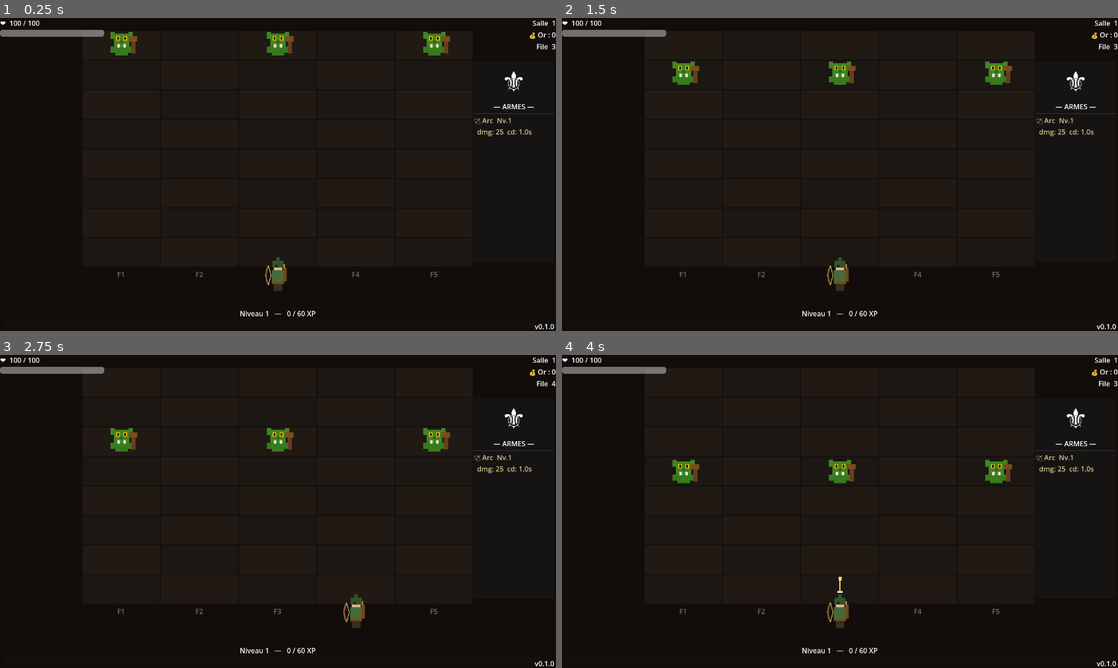
Above: before the commit, frames 1-4 (two rows, left to right).
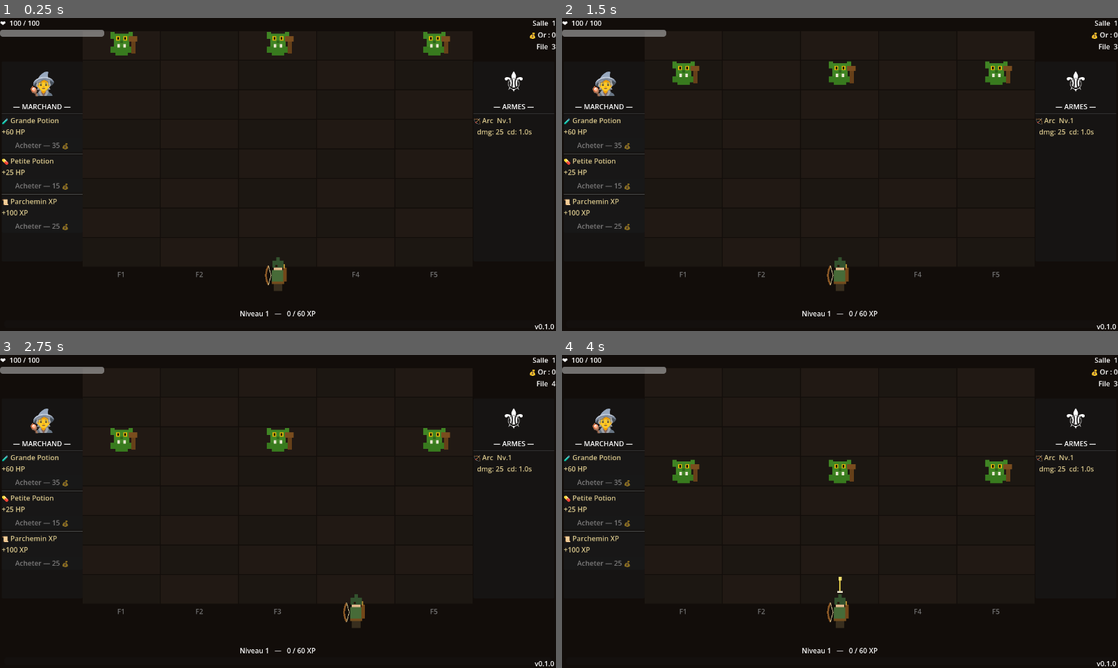
Above: after the commit, the same moments.

Repository: aerthur/game-the-door-beneath
Game: Godot game, scene res://scenes/main.tscn
The game is run twice, just before and just after one commit, with the same random seed, the same clock (stepped at 60 frames per second) and the same inputs.
Inputs:
- Up to frame 1 (0.25 s): no input
- Up to frame 2 (1.5 s): tap Enter at 0.5 s; hold Right (lane_right) 0.53-1.28 s; hold Space (next_room) 0.53-1.28 s; hold Left (lane_left) from 1.28 s (still down); tap Space (next_room) at 1.35 s
- Up to frame 3 (2.75 s): tap Space (next_room) at 2 s; release Left (lane_left) at 2.03 s; hold Right (lane_right) from 2.03 s (still down); hold Space (next_room) from 2.03 s (still down)
- Up to frame 4 (4 s): tap Enter at 2.75 s; release Space (next_room) at 2.78 s; tap Space (next_room) at 2.85, 3.5 s; release Right (lane_right) at 3.53 s; hold Left (lane_left) from 3.53 s (still down); hold Space (next_room) from 3.53 s (still down)

The runs differ from the first frame. In frame 1, 1.1% of the frame differs, in the area x 0-15%, y 17-68%; in frame 2, 1.1%; in frame 3, 1.1%; in frame 4, 1.1%.

Commit message:
feat(#31): marchand en jeu — panel gauche avec 3 potions par salle
- POTION_DEFS dans game_constants.gd (5 potions : heal_s, heal_l, elixir, xp, or)
- ShopPanel dans hud.tscn symétrique au WeaponPanel (côté gauche)
- _generate_shop() dans game.gd : ≥1 soin garanti parmi les 3 tirées
- apply_potion() : coût = prix_base + shop_purchase_count * 15
- shop_purchase_count remis à 0 à chaque nouvelle run
- update_shop() / refresh_shop_buttons() dans hud.gd
- heal() ajoutée dans game_player.gd

Co-Authored-By: Claude Sonnet 4.6 <noreply@anthropic.com>

Diff:
--- a/scenes/ui/hud.tscn
+++ b/scenes/ui/hud.tscn
@@ -68,6 +68,20 @@
 max_value = 80.0
 value = 0.0
 show_percentage = false
+
+[node name="ShopPanel" type="PanelContainer" parent="."]
+anchors_preset = 0
+offset_left = 4.0
+offset_top = 100.0
+offset_right = 190.0
+offset_bottom = 560.0
+
+[node name="VBox" type="VBoxContainer" parent="ShopPanel"]
+layout_mode = 2
+
+[node name="Title" type="Label" parent="ShopPanel/VBox"]
+text = "— MARCHAND —"
+horizontal_alignment = 1
 
 [node name="WeaponPanel" type="PanelContainer" parent="."]
 anchors_preset = 3
--- a/scripts/game.gd
+++ b/scripts/game.gd
@@ -20,6 +20,9 @@
 var active_weapons : Array = [{"id": "arc", "level": 1, "acc": 0.0}]
 var grid        : Array = []
 var active_gems : Array = []
+
+var shop_purchase_count  : int   = 0
+var current_shop_potions : Array = []
 
 var tick_acc      : float = 0.0
 var tick_interval : float = 1.0
@@ -97,6 +100,7 @@
 func _start_room(num: int):
 	if num == 1:
 		records_ctrl.init_run_stats()
+		shop_purchase_count = 0
 	room_num         = num
 	room_clear       = false
 	spawns_in_flight = 0
@@ -115,6 +119,7 @@
 		monsters_remaining = composition.size()
 		print("[SALLE %d] Démarrage — %d monstres — composition: %s" % [num, monsters_remaining, composition])
 		enemies.spawn_wave(composition)
+	_generate_shop()
 
 # ── Boucle ───────────────────────────────────────────────────────
 func _process(delta: float):
@@ -223,6 +228,7 @@
 	gold_current      += amount
 	gold_total_earned += amount
 	hud.update_gold(gold_current)
+	hud.refresh_shop_buttons(gold_current)
 
 func _check_room_clear():
 	if room_clear or game_over: return
@@ -336,6 +342,38 @@
 	hud.hide_level_up()
 	leveling_up = false
 
+# ── Marchand ─────────────────────────────────────────────────────
+func _generate_shop():
+	var all_ids  = GameData.POTION_DEFS.keys()
+	var heal_ids = all_ids.filter(func(id): return GameData.POTION_DEFS[id].type == "heal")
+	heal_ids.shuffle()
+	var selected : Array = [heal_ids[0]]
+	var remaining = all_ids.filter(func(id): return id != heal_ids[0])
+	remaining.shuffle()
+	for id in remaining:
+		if selected.size() >= 3: break
+		selected.append(id)
+	selected.shuffle()
+	current_shop_potions = selected
+	hud.update_shop(current_shop_potions, shop_purchase_count, gold_current)
+
+func apply_potion(id: String):
+	var def  = GameData.POTION_DEFS[id]
+	var cost = def.prix_base + shop_purchase_count * 15
+	if gold_current < cost: return
+	gold_current -= cost
+	gold_spent   += cost
+	shop_purchase_count += 1
+	hud.update_gold(gold_current)
+	match def.type:
+		"heal":
+			player_ctrl.heal(def.value)
+		"xp":
+			_add_xp(def.value)
+		"gold":
+			_add_gold(def.value)
+	hud.update_shop(current_shop_potions, shop_purchase_count, gold_current)
+
 # ── Game Over ────────────────────────────────────────────────────
 func _on_player_game_over():
 	game_over = true
--- a/scripts/game_constants.gd
+++ b/scripts/game_constants.gd
@@ -53,3 +53,12 @@
 	"givre":      {"name": "Givre",      "base_dmg": 8,  "cd": 1.5,  "desc": "Ralentit l'ennemi 2 ticks",          "icon": "❄️", "icon_path": ""},
 	"sismique":   {"name": "Sismique",   "base_dmg": 9,  "cd": 3.0,  "desc": "2 dernières rangées, toutes files",  "icon": "🪨", "icon_path": ""},
 }
+
+# ── Définitions des potions (marchand) ───────────────────────────
+const POTION_DEFS = {
+	"heal_s":       {"name": "Petite Potion",  "icon": "💊", "desc": "+25 HP",       "prix_base": 15, "type": "heal", "value": 25},
+	"heal_l":       {"name": "Grande Potion",  "icon": "🧪", "desc": "+60 HP",       "prix_base": 35, "type": "heal", "value": 60},
+	"elixir":       {"name": "Élixir Sacré",   "icon": "⚗️",  "desc": "Soins complets","prix_base": 70, "type": "heal", "value": 9999},
+	"parchemin_xp": {"name": "Parchemin XP",   "icon": "📜", "desc": "+100 XP",      "prix_base": 25, "type": "xp",   "value": 100},
+	"potion_or":    {"name": "Potion d'Or",    "icon": "💛", "desc": "+50 or",       "prix_base": 20, "type": "gold", "value": 50},
+}
--- a/scripts/game_player.gd
+++ b/scripts/game_player.gd
@@ -54,6 +54,11 @@
 	if player_hp <= 0:
 		emit_signal("game_over_triggered")
 
+# ── Soin ─────────────────────────────────────────────────────────
+func heal(amount: int):
+	player_hp = min(player_max, player_hp + amount)
+	hud.update_health(player_hp, player_max)
+
 # ── Input ────────────────────────────────────────────────────────
 func handle_input(event: InputEvent, game_over: bool, leveling_up: bool, room_clear: bool):
 	if game_over or leveling_up: return
--- a/scripts/hud.gd
+++ b/scripts/hud.gd
@@ -9,6 +9,7 @@
 @onready var xp_bar     : ProgressBar = $XPZone/VBox/XPBar
 @onready var xp_label   : Label       = $XPZone/VBox/XPLabel
 @onready var weapon_vbox: VBoxContainer = $WeaponPanel/VBox
+@onready var shop_vbox  : VBoxContainer = $ShopPanel/VBox
 @onready var door_hint  : Label       = $DoorHint
 @onready var lvlup_panel: Control     = $LevelUp
 @onready var lvlup_hbox : HBoxContainer = $LevelUp/Panel/VBox/Cards
@@ -16,6 +17,7 @@
 @onready var version_label : Label   = $VersionLabel
 
 var _current_choices : Array = []
+var _shop_buttons    : Array = []
 
 func _ready():
 	door_hint.visible   = false
@@ -30,6 +32,14 @@
 	sword_lbl.add_theme_font_size_override("font_size", 64)
 	weapon_vbox.add_child(sword_lbl)
 	weapon_vbox.move_child(sword_lbl, 0)
+
+	var shop_icon = Label.new()
+	shop_icon.name = "ShopIcon"
+	shop_icon.text = "🧙"
+	shop_icon.horizontal_alignment = HORIZONTAL_ALIGNMENT_CENTER
+	shop_icon.add_theme_font_size_override("font_size", 64)
+	shop_vbox.add_child(shop_icon)
+	shop_vbox.move_child(shop_icon, 0)
 
 
 # ── HP ───────────────────────────────────────────────────────────
@@ -162,6 +172,49 @@
 func hide_level_up():
 	lvlup_panel.visible = false
 
+# ── Marchand ─────────────────────────────────────────────────────
+func update_shop(potions: Array, purchase_count: int, gold: int):
+	_shop_buttons.clear()
+	for child in shop_vbox.get_children():
+		if child.name != "Title" and child.name != "ShopIcon":
+			child.queue_free()
+
+	for id in potions:
+		var def  = GameData.POTION_DEFS[id]
+		var cost = def.prix_base + purchase_count * 15
+
+		var sep = ColorRect.new()
+		sep.custom_minimum_size = Vector2(0, 1)
+		sep.color = Color(0.3, 0.3, 0.3)
+		shop_vbox.add_child(sep)
+
+		var slot = PanelContainer.new()
+		var vb   = VBoxContainer.new()
+		slot.add_child(vb)
+
+		var info_lbl = Label.new()
+		info_lbl.text = "%s %s\n%s" % [def.icon, def.name, def.desc]
+		info_lbl.autowrap_mode = TextServer.AUTOWRAP_WORD
+		info_lbl.add_theme_color_override("font_color", Color(0.85, 0.78, 0.55))
+		vb.add_child(info_lbl)
+
+		var btn = Button.new()
+		btn.text     = "Acheter — %d 💰" % cost
+		btn.disabled = gold < cost
+		btn.pressed.connect(_on_potion_buy_pressed.bind(id))
+		vb.add_child(btn)
+
+		shop_vbox.add_child(slot)
+		_shop_buttons.append({"button": btn, "cost": cost})
+
+func refresh_shop_buttons(gold: int):
+	for entry in _shop_buttons:
+		entry.button.disabled = gold < entry.cost
+
+func _on_potion_buy_pressed(id: String):
+	var game = get_tree().get_first_node_in_group("game")
+	game.apply_potion(id)
+
 # ── Game Over ────────────────────────────────────────────────────
 func show_game_over(s: int, r: int):
 	go_panel.visible = true
Not shown, changed: CLAUDE.md
